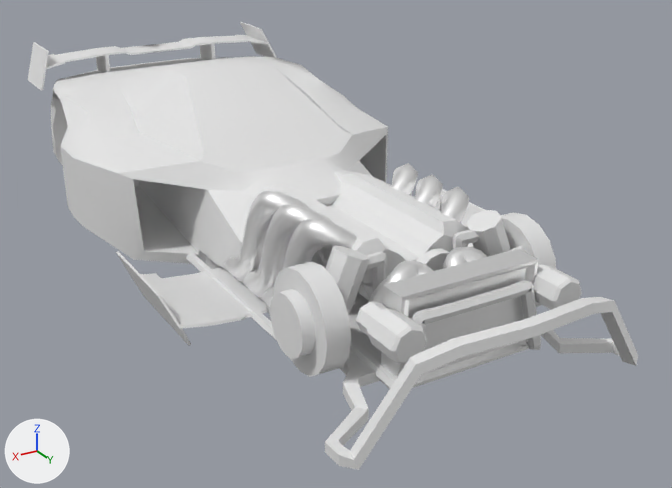
An edit to the FBX model Assets/Models/pistolwhip.fbx, drawn before and after from the same camera.
Rendered twice from a 50 mm camera at (2.79, 5.42, 2.76) aimed at (-0.24, 0.36, 0.23). Every picture has the same lights, and +X, +Y and +Z are marked at lower left. Where no turn or scale is listed for an object, it has been applied to the vertices. Vertices at the same position are counted once.

In view in the first picture: 'Body', 'Radiator', 'engine', 'exhaust pipes.001', 'struts', 'struts.001'.
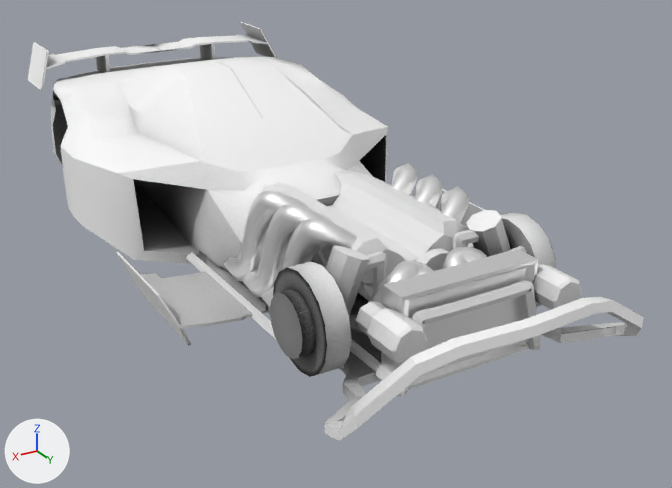
The change, as a diff of the scene's bpy script:
```diff
--- a/Assets/Models/pistolwhip.fbx.py
+++ b/Assets/Models/pistolwhip.fbx.py
@@ img_aobake_png @@
+img_aobake_png = load_image('AOBake.png', '../AOBake.png', 1024, 1024, 'sRGB')
@@ mat_material_002 @@
 mat_material_002 = principled_material('Material.002')
-mat_material_002.base_color = (0.8, 0.8, 0.8)  # white #e7e7e7
+mat_material_002.texture = img_aobake_png
@@ mat_material @@
+mat_material = principled_material('Material')
+mat_material.base_color = (0.8, 0.8, 0.8)  # white #e7e7e7
@@ me_cube_004 @@
 me_cube_004.from_pydata(...)  # 412 vertices, 414 faces; spans x -0.41..0.41, y 0.14..1.72, z 0.24..0.81
-me_cube_004.materials.append(mat_material_002)  # white #e7e7e7
+me_cube_004.materials.append(mat_material)  # white #e7e7e7
@@ me_cube_003 @@
 # used by ob_body; location = (0.0, 0.0, 0.485)
-me_cube_003.from_pydata(...)  # 1081 vertices, 1053 faces; spans x -1.23..1.23, y -2.62..2.58, z -0.36..0.79
+me_cube_003.from_pydata(...)  # 1081 vertices, 1053 faces; spans x -1.23..1.23, y -2.62..2.58, z -0.35..0.79
+# me_cube_003 part 1: all 4 vertices in x -0.68..-0.64, y 2.09..2.14, z -0.36..-0.3 are moved by (0.0, 0.0, 0.07)
+# me_cube_003 part 2: all 4 vertices in x -0.96..-0.9, y 2.26..2.28, z -0.36..-0.3 are moved by (0.0, 0.0, 0.11)
+# me_cube_003 part 3: all 4 vertices in x -0.96..-0.91, y 2.33..2.38, z -0.36..-0.3 are moved by (0.0, 0.0, 0.14)
+# me_cube_003 part 4: all 4 vertices in x -0.92..-0.87, y 2.37..2.46, z -0.36..-0.3 are moved by (0.0, 0.0, 0.23)
+# me_cube_003 part 5: all 4 vertices in x 0.64..0.68, y 2.09..2.14, z -0.36..-0.3 are moved by (0.0, 0.0, 0.07)
+# me_cube_003 part 6: all 4 vertices in x 0.9..0.96, y 2.26..2.28, z -0.36..-0.3 are moved by (0.0, 0.0, 0.11)
+# me_cube_003 part 7: all 4 vertices in x 0.91..0.96, y 2.33..2.38, z -0.36..-0.3 are moved by (0.0, 0.0, 0.14)
+# me_cube_003 part 8: all 4 vertices in x 0.87..0.92, y 2.37..2.46, z -0.36..-0.3 are moved by (0.0, 0.0, 0.23)
+# me_cube_003 part 9: edges marked sharp go from 1054 to 1056
 me_cube_003.materials.append(mat_material_002)
```

Pixel boxes [x1, y1, x2, y2] of what changed, in the pictures (672 x 488 px; the box of a moved part takes in the faces that stretch with it):
'Body', surface changed, reshaped, shading changed (6% shorter): before [28, 22, 638, 470]; after [28, 22, 644, 441]
part 1 of me_cube_003, moved or reshaped: before [541, 330, 560, 353]; after [541, 327, 561, 343]
part 2 of me_cube_003, moved or reshaped: before [559, 338, 614, 354]; after [560, 322, 620, 343]
part 3 of me_cube_003, moved or reshaped: before [612, 344, 620, 356]; after [615, 322, 631, 336]
part 4 of me_cube_003, moved or reshaped: before [601, 301, 638, 366]; after [607, 301, 644, 336]
part 5 of me_cube_003, moved or reshaped: before [343, 383, 368, 410]; after [343, 383, 366, 400]
part 6 of me_cube_003, moved or reshaped: before [325, 407, 369, 446]; after [326, 396, 362, 422]
part 7 of me_cube_003, moved or reshaped: before [325, 440, 343, 465]; after [325, 421, 343, 441]
part 8 of me_cube_003, moved or reshaped: before [339, 357, 420, 470]; after [339, 357, 420, 441]
part 9 of me_cube_003, shading changed: [28, 22, 614, 387] in both
